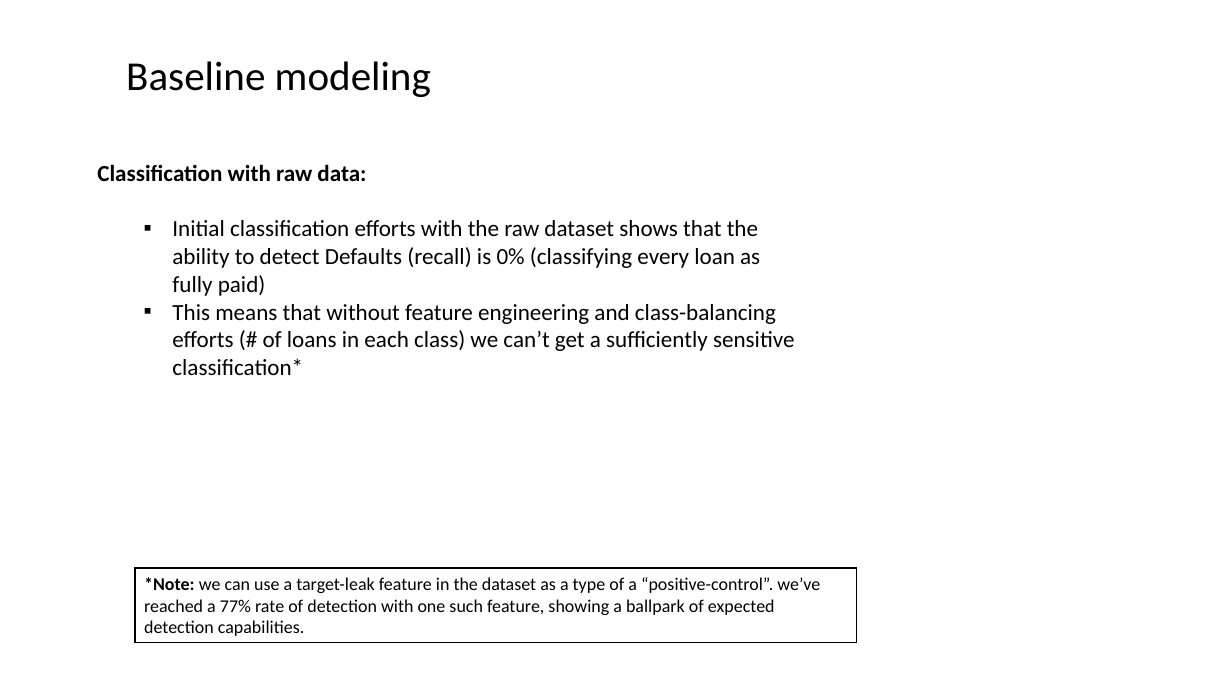
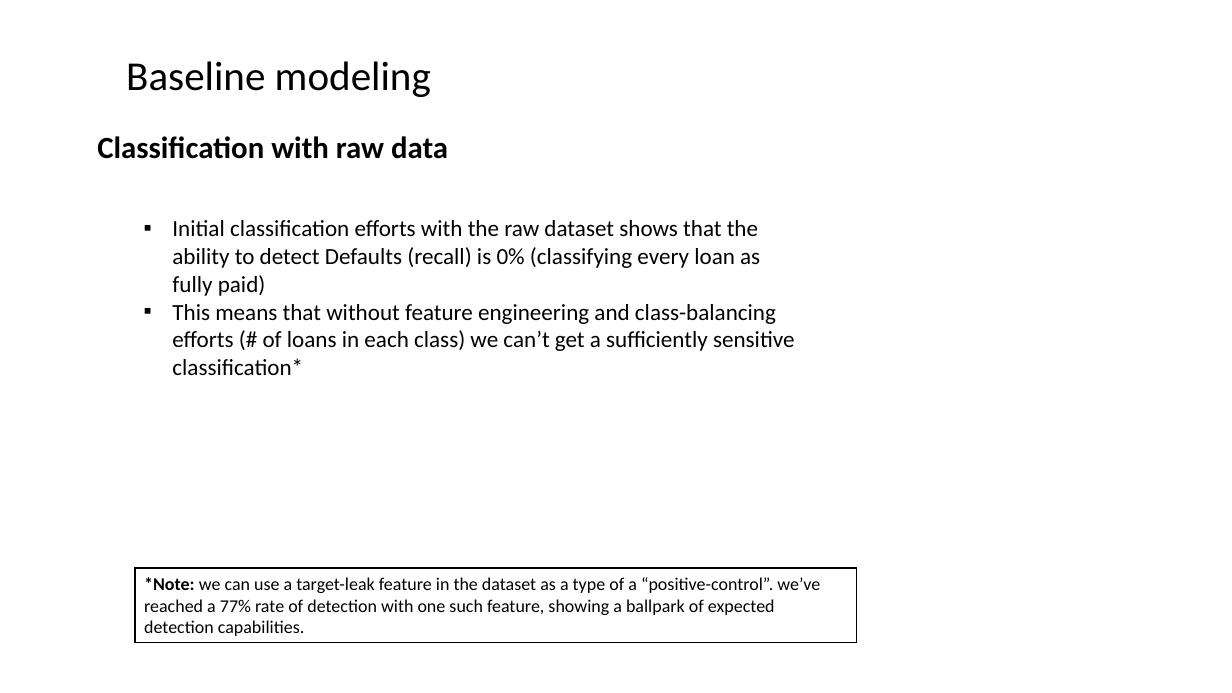
Before and after one commit to Erolino/LendingClub_Loans, a slide deck: slide 8 of LendingClub_Biz_Deck.pptx. Drawn at 1232x693 pixels with LibreOffice and Linux fonts; fonts in the diff are those of the drawing. Boxes give left, top, right and bottom in pixels: in the first picture for what was removed or moved away, otherwise in the second. Text is boxed around its words. In the diff, an @@ line names an element or a change of style, - is before the commit and + after.

```diff
--- a/LendingClub_Biz_Deck.pptx
+++ b/LendingClub_Biz_Deck.pptx
@@ text added at (x1=97, y1=136, x2=448, y2=159), 24 pt, text #000000, bold @@
+Classification with raw data
@@ text at (x1=97, y1=164, x2=366, y2=181): paragraph removed @@
-Classification with raw data:
```
Also in this commit, not shown: 7 other slides changed, 5 slides added, 4 slides removed, 3 other files.
